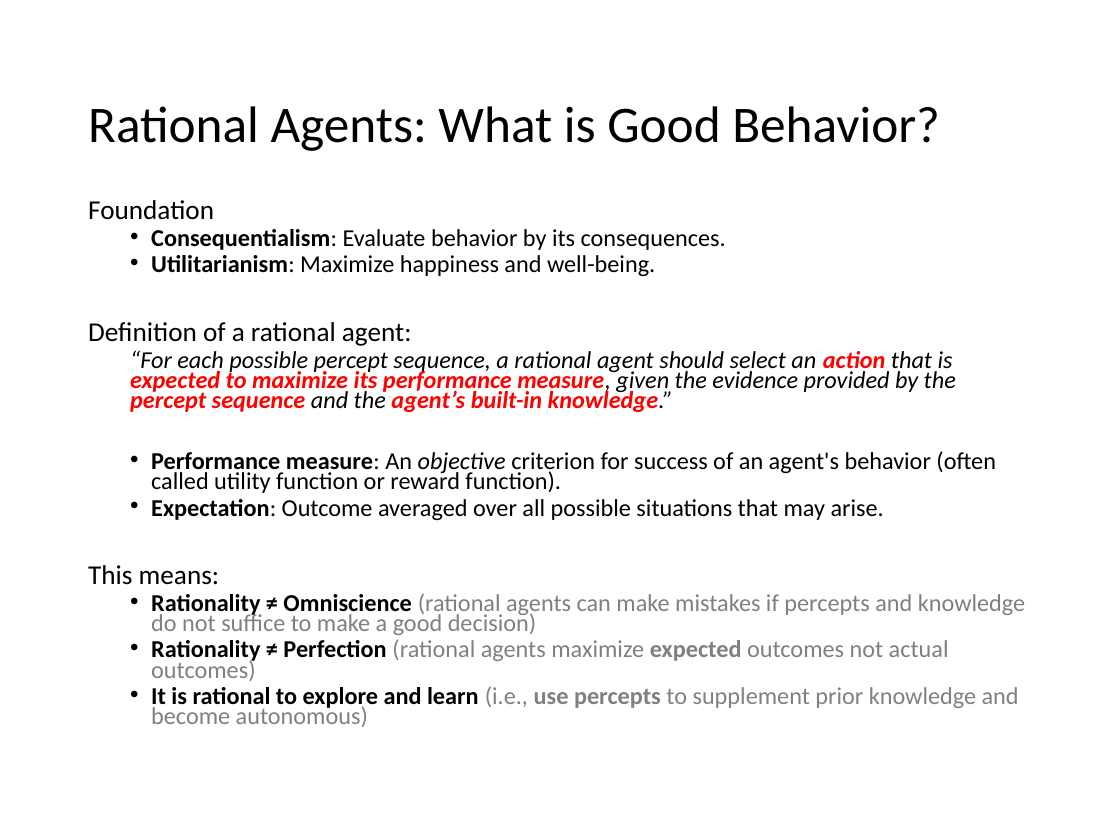
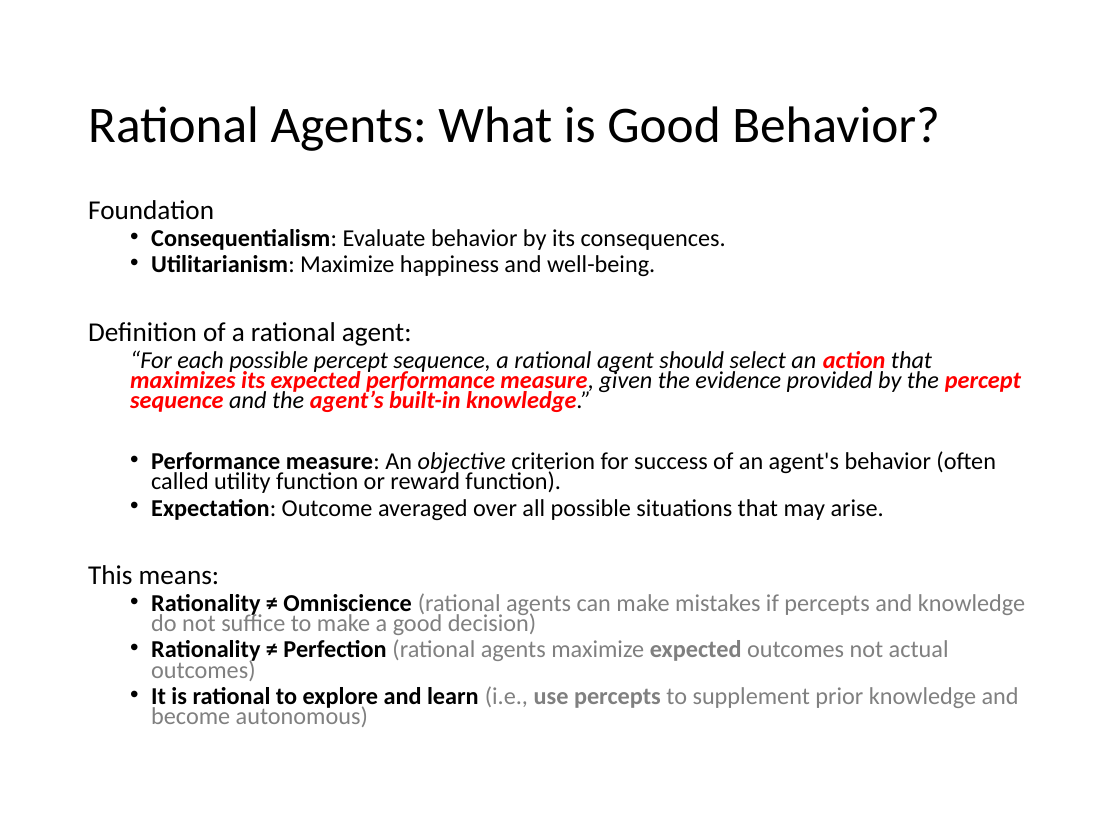
Before and after one commit to mhahsler/CS7320-AI, a slide deck: slide 8 of slides/02_agents.pptx. Drawn at 1120x840 pixels with LibreOffice and Linux fonts; fonts in the diff are those of the drawing. Boxes give left, top, right and bottom in pixels: in the first picture for what was removed or moved away, otherwise in the second. Text is boxed around its words. In the diff, an @@ line names an element or a change of style, - is before the commit and + after.

```diff
--- a/slides/02_agents.pptx
+++ b/slides/02_agents.pptx
@@ text at (130, 350, 1021, 412): text changed @@
-  “For each possible percept sequence, a rational agent should select an action that is expected to maximize its performance measure, given the evidence provided by the percept sequence and the agent’s built-in knowledge.”
+  “For each possible percept sequence, a rational agent should select an action that maximizes its expected performance measure, given the evidence provided by the percept sequence and the agent’s built-in knowledge.”
```
Also in this commit, not shown: 8 other slides changed, 5 other files.
